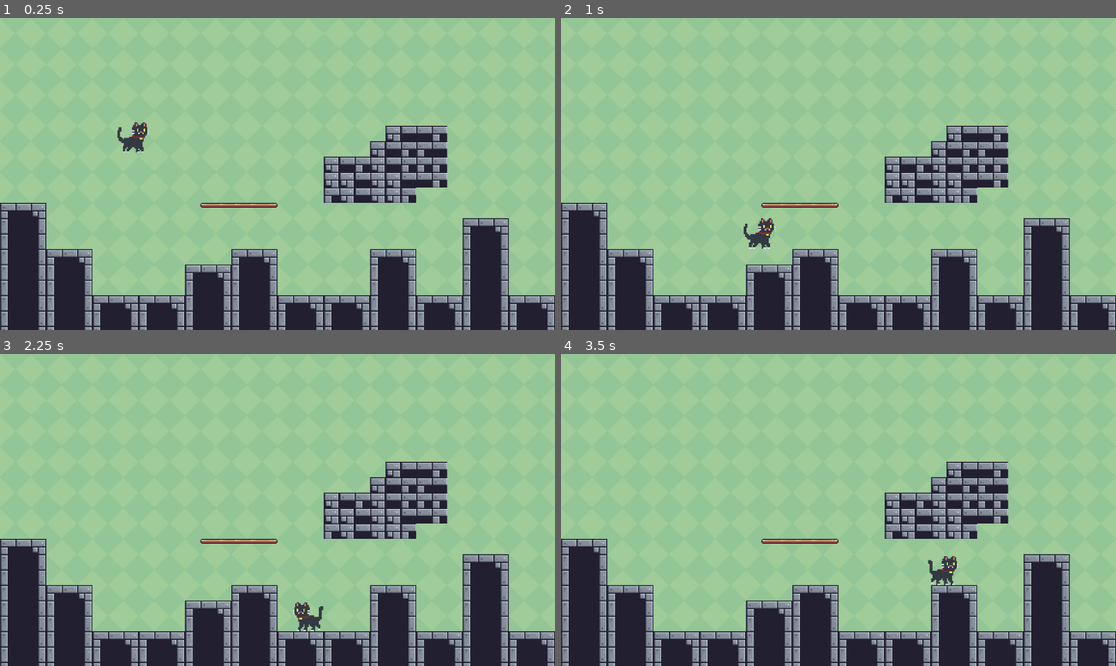
Above: before the commit, frames 1-4 (two rows, left to right).
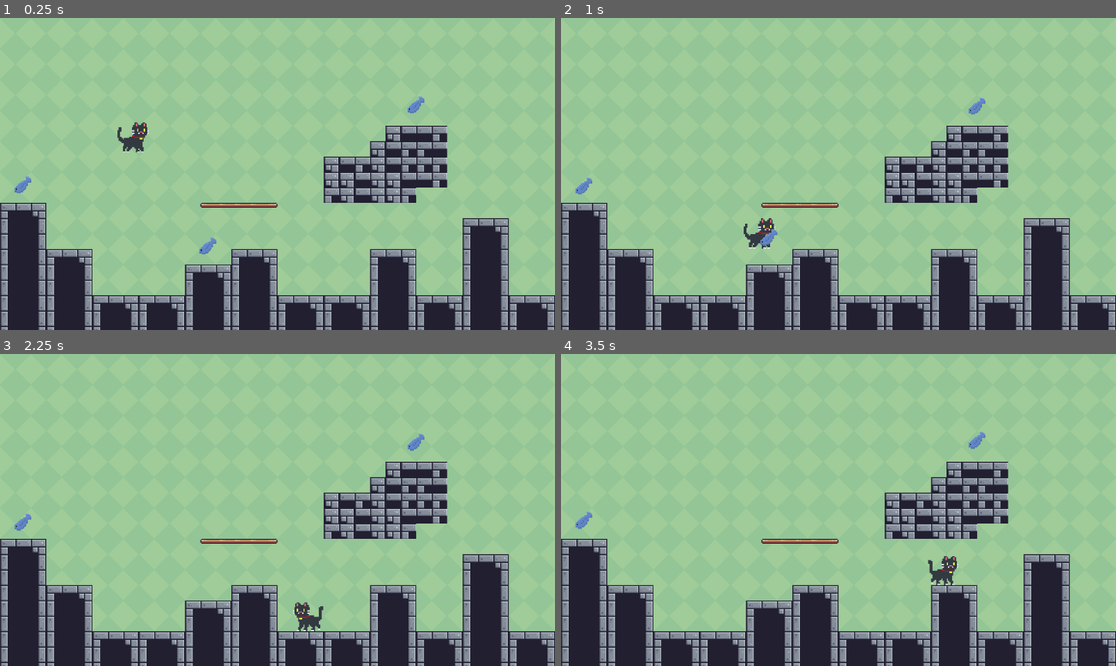
Above: after the commit, the same moments.

Repository: hardynoah/CodenameCat_Alpha
Game: Godot game, scene res://main.tscn
Two runs of this game, one before a commit and one after it. Both use one fixed random seed, a clock stepped at 60 frames per second and the inputs below.
Inputs:
- Up to frame 1 (0.25 s): no input
- Up to frame 2 (1 s): hold Right (right) from 0.53 s (still down); hold Shift (sprint) from 0.53 s (still down); tap Up (jump) at 0.77 s
- Up to frame 3 (2.25 s): release Shift (sprint) at 1.28 s; tap Shift (sprint) at 1.35 s; tap Up (jump) at 1.52 s; release Right (right) at 2.03 s; hold Left (left) from 2.03 s (still down); hold Shift (sprint) from 2.03 s (still down)
- Up to frame 4 (3.5 s): release Left (left) at 2.78 s; release Shift (sprint) at 2.78 s; hold Right (right) from 2.78 s (still down); tap Shift (sprint) at 2.85 s; tap Up (jump) at 3.02 s

The runs differ from the first frame. In frame 1, 0.3% of the frame differs, in the area x 2-77%, y 25-76%; in frame 2, 0.3%, in the area x 2-77%, y 25-74%; in frame 3, 0.2%; in frame 4, 0.2%.

Commit message:
Made Collectable Fish!

Diff:
--- a/main.tscn
+++ b/main.tscn
@@ -1,8 +1,9 @@
-[gd_scene load_steps=6 format=3 uid="uid://b68tij4n22cd"]
+[gd_scene load_steps=7 format=3 uid="uid://b68tij4n22cd"]
 
 [ext_resource type="Texture2D" uid="uid://brvdl083qt7we" path="res://Green.png" id="1_odxmg"]
 [ext_resource type="Texture2D" uid="uid://bheie7s4pajbh" path="res://Terrain (16x16).png" id="2_uxifj"]
 [ext_resource type="PackedScene" uid="uid://bgs6t3erenu3r" path="res://scenes/main_character.tscn" id="3_u3a0t"]
+[ext_resource type="PackedScene" uid="uid://dptiwfj1bgnlf" path="res://scenes/fish.tscn" id="4_ti5oh"]
 
 [sub_resource type="TileSetAtlasSource" id="TileSetAtlasSource_7vvei"]
 texture = ExtResource("2_uxifj")
@@ -484,6 +485,15 @@
 format = 2
 layer_0/tile_data = PackedInt32Array(1179648, 0, 1, 1179649, 65536, 1, 1179650, 131072, 1, 1179651, 0, 1, 1179652, 6553 …(4106 unchanged characters)…
 
-[node name="CharacterBody2D" parent="." instance=ExtResource("3_u3a0t")]
+[node name="Cat" parent="." instance=ExtResource("3_u3a0t")]
 position = Vector2(83, -112)
 scale = Vector2(2, 2)
+
+[node name="Fish" parent="." instance=ExtResource("4_ti5oh")]
+position = Vector2(-813, 151)
+
+[node name="Fish2" parent="." instance=ExtResource("4_ti5oh")]
+position = Vector2(3, -15)
+
+[node name="Fish3" parent="." instance=ExtResource("4_ti5oh")]
+position = Vector2(-429, 278)
--- a/project.godot
+++ b/project.godot
@@ -55,4 +55,5 @@
 
 [rendering]
 
+textures/canvas_textures/default_texture_filter=0
 renderer/rendering_method="mobile"
--- /dev/null
+++ b/scenes/Fish.gd
@@ -0,0 +1,38 @@
+extends Node2D
+
+var player_in_area = false
+var collected = false
+var timerStarted = false
+var startY = 0.0
+var dir = 1
+
+# Called when the node enters the scene tree for the first time.
+func _ready():
+	startY = $FishSprite.position.y
+
+func _process(_delta):
+	if (player_in_area and !collected):
+		print("got it!")
+		collected = true
+	$FishSprite.position.y += dir * 0.05
+	if($FishSprite.position.y >= (startY + 5.0) or $FishSprite.position.y <= (startY - 5.0)):
+		dir *= -1
+
+
+func _physics_process(_delta):
+	if (player_in_area):
+		$FishSprite.position.y -= 20.0
+		if !timerStarted:
+			delete_fish()
+		print($FishTimer.time_left)
+
+func _on_collect_area_body_entered(body):
+	if body.name.match("Cat"):
+		player_in_area = true;
+
+func delete_fish():
+		$FishTimer.start()
+		timerStarted = true
+
+func _on_fish_timer_timeout():
+	queue_free()
--- /dev/null
+++ b/scenes/fish.tscn
@@ -0,0 +1,29 @@
+[gd_scene load_steps=4 format=3 uid="uid://dptiwfj1bgnlf"]
+
+[ext_resource type="Script" path="res://scenes/Fish.gd" id="1_0671q"]
+[ext_resource type="Texture2D" uid="uid://c7y5e3kbyixh8" path="res://Toy_Sprites/fish.png" id="2_m27uy"]
+
+[sub_resource type="RectangleShape2D" id="RectangleShape2D_40yrj"]
+size = Vector2(37, 38)
+
+[node name="Fish" type="Node2D"]
+script = ExtResource("1_0671q")
+
+[node name="FishSprite" type="Sprite2D" parent="."]
+texture_filter = 1
+position = Vector2(860.5, 192.5)
+scale = Vector2(2.5, 2.5)
+texture = ExtResource("2_m27uy")
+
+[node name="Collect_Area" type="Area2D" parent="."]
+
+[node name="CollisionShape2D" type="CollisionShape2D" parent="Collect_Area"]
+position = Vector2(860.5, 195)
+shape = SubResource("RectangleShape2D_40yrj")
+
+[node name="FishTimer" type="Timer" parent="."]
+wait_time = 0.5
+one_shot = true
+
+[connection signal="body_entered" from="Collect_Area" to="." method="_on_collect_area_body_entered"]
+[connection signal="timeout" from="FishTimer" to="." method="_on_fish_timer_timeout"]
--- a/scenes/main_character.tscn
+++ b/scenes/main_character.tscn
@@ -6,7 +6,7 @@
 [sub_resource type="GDScript" id="GDScript_m6aer"]
 script/source = "extends CharacterBody2D
 
-@onready var sprite_2d = $Sprite2D
+@onready var sprite_2d = $CatSprite
 
 const SPEED = 250.0
 const SPRINT_SPEED = 500.0
@@ -63,9 +63,12 @@
 
 	move_and_slide()
 
+func player():
+	pass
 
 func _on_coyote_timer_timeout():
 	coyote_jump = false
+
 "
 
 [sub_resource type="AtlasTexture" id="AtlasTexture_45vx6"]
@@ -209,11 +212,11 @@
 [sub_resource type="RectangleShape2D" id="RectangleShape2D_j718q"]
 size = Vector2(23.3333, 30)
 
-[node name="CharacterBody2D" type="CharacterBody2D"]
+[node name="Cat" type="CharacterBody2D"]
 scale = Vector2(3, 3)
 script = SubResource("GDScript_m6aer")
 
-[node name="Sprite2D" type="AnimatedSprite2D" parent="."]
+[node name="CatSprite" type="AnimatedSprite2D" parent="."]
 texture_filter = 1
 position = Vector2(95.3334, 128)
 scale = Vector2(1.36458, 1.36458)
@@ -221,7 +224,7 @@
 animation = &"running2"
 autoplay = "default"
 
-[node name="CollisionShape2D" type="CollisionShape2D" parent="."]
+[node name="CatCollision" type="CollisionShape2D" parent="."]
 position = Vector2(96, 135)
 shape = SubResource("RectangleShape2D_j718q")
 
Binary file added: Toy_Sprites/fish.png
Not shown, added: Toy_Sprites/fish.png.import
